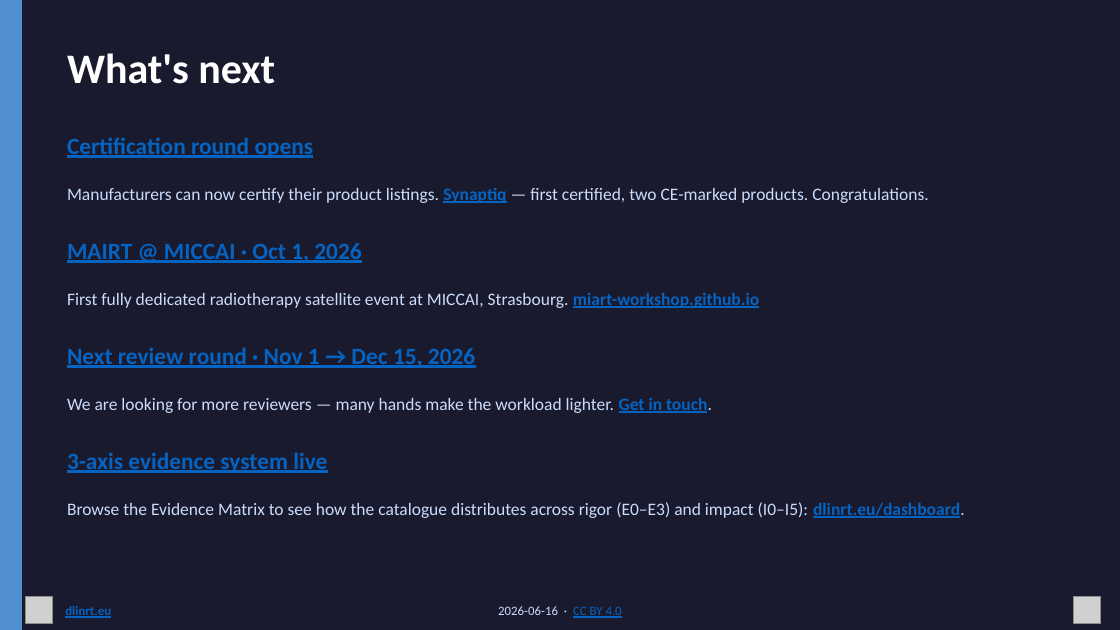
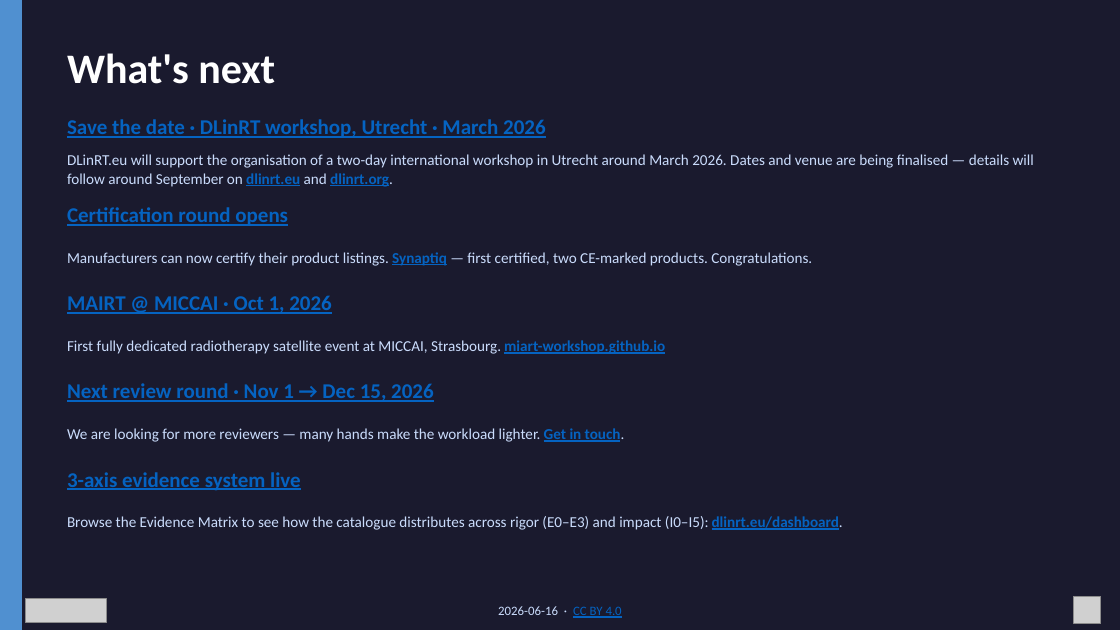
Before and after one commit to DLinRT-eu/dlinrteu-website, a slide deck: slide 6 of public/newsletters/2026-06/dlinrt-2026-06-update.pptx. Drawn at 1120x630 pixels with LibreOffice and Linux fonts; fonts in the diff are those of the drawing; grey boxes stand for pictures. Boxes give left, top, right and bottom in pixels: in the first picture for what was removed or moved away, otherwise in the second. Text is boxed around its words. In the diff, an @@ line names an element or a change of style, - is before the commit and + after.

```diff
--- a/public/newsletters/2026-06/dlinrt-2026-06-update.pptx
+++ b/public/newsletters/2026-06/dlinrt-2026-06-update.pptx
@@ text added at (67,119,546,138), 18 pt, text #0563C1, bold, underline @@
+Save the date · DLinRT workshop, Utrecht · March 2026
@@ text added at (67,154,1034,187), 13 pt, text #CADCFC @@
+DLinRT.eu will support the organisation of a two-day international workshop in Utrecht around March 2026. Dates and venue are being finalised — details will follow around September on dlinrt.eu and dlinrt.org.
@@ size 20 to 18 pt in 4 elements at (67,472,301,491), (67,383,434,402), (67,295,332,314), (67,207,288,226) @@
@@ text "Certification round opens": place and size @@
-text "Certification round opens" at (67,137,314,158)
+text "Certification round opens" at (67,207,288,226)
@@ size 15 to 13 pt in 4 elements at (67,516,843,530), (67,428,625,442), (67,340,665,354), (67,252,812,266) @@
@@ text "Manufacturers can now certify their ...": place and size @@
-text "Manufacturers can now certify their ..." at (67,188,929,203)
+text "Manufacturers can now certify their ..." at (67,252,812,266)
@@ text "MAIRT @ MICCAI · Oct ...": place and size @@
-text "MAIRT @ MICCAI · Oct ..." at (67,243,361,263)
+text "MAIRT @ MICCAI · Oct ..." at (67,295,332,314)
@@ text "First fully dedicated radiotherapy satellite ...": place and size @@
-text "First fully dedicated radiotherapy satellite ..." at (67,293,759,308)
+text "First fully dedicated radiotherapy satellite ..." at (67,340,665,354)
@@ text "Next review round · Nov ...": place and size @@
-text "Next review round · Nov ..." at (67,347,475,368)
+text "Next review round · Nov ..." at (67,383,434,402)
@@ text "We are looking for more ...": place and size @@
-text "We are looking for more ..." at (67,398,712,413)
+text "We are looking for more ..." at (67,428,625,442)
@@ text "3-axis evidence system live": place and size @@
-text "3-axis evidence system live" at (67,452,327,473)
+text "3-axis evidence system live" at (67,472,301,491)
@@ text "Browse the Evidence Matrix to ...": place and size @@
-text "Browse the Evidence Matrix to ..." at (67,502,965,518)
+text "Browse the Evidence Matrix to ..." at (67,516,843,530)
@@ picture: place and size @@
-picture at (25,597,52,623)
+picture at (25,599,107,623)
@@ text removed at (65,606,111,618) @@
-dlinrt.eu
```
Also in this commit, not shown: 5 other slides changed, 7 other files.
